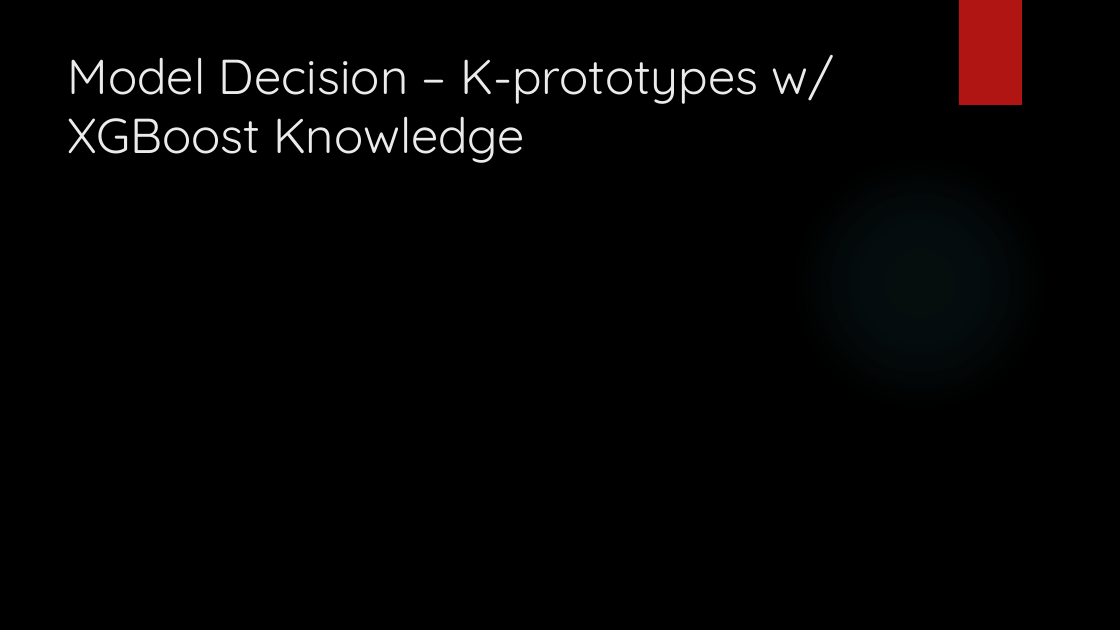
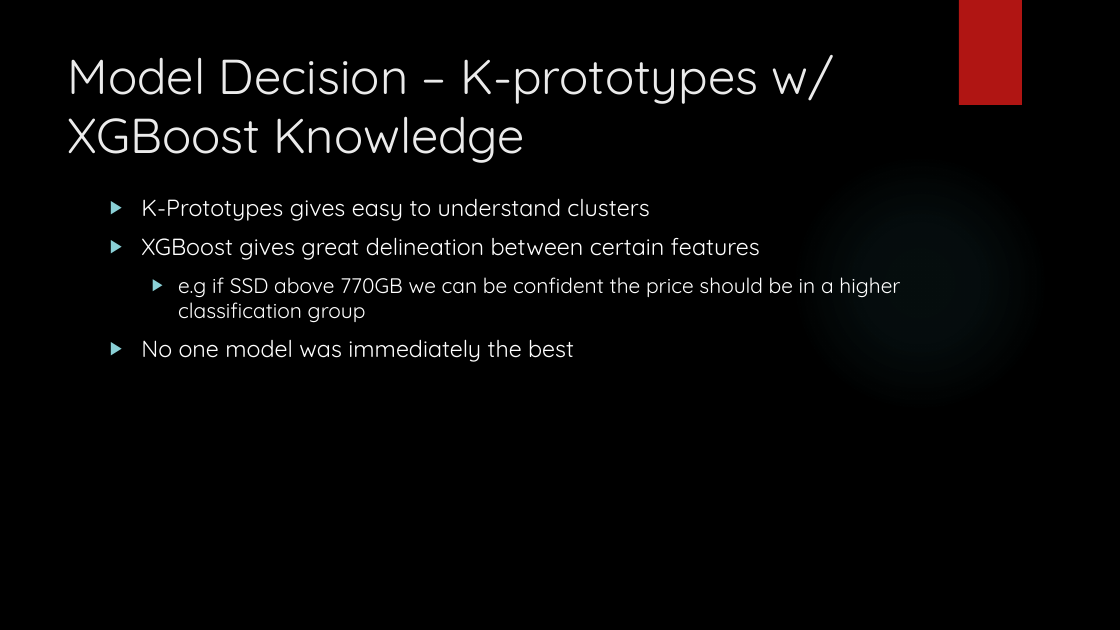
Before and after one commit to lutimoth/LaptopPriceModeling, a slide deck: slide 12 of reports and metrics/Laptop_Capstone_Presentation.pptx (slide 10 before the commit). Drawn at 1120x630 pixels with LibreOffice and Linux fonts; fonts in the diff are those of the drawing; background and template pictures are left out. Boxes give left, top, right and bottom in pixels: in the first picture for what was removed or moved away, otherwise in the second. Text is boxed around its words. In the diff, an @@ line names an element or a change of style, - is before the commit and + after.

Commit message:
Updating for final submission
Created graph image for XGBoost tree, finished final powerpoint, created some other images, updated the Laptop Pricing Model notebook for more detail and cluster understanding

```diff
--- a/reports and metrics/Laptop_Capstone_Presentation.pptx
+++ b/reports and metrics/Laptop_Capstone_Presentation.pptx
@@ text added at (141, 198, 900, 362), 20 pt, text #FFFFFF @@
+▶ K-Prototypes gives easy to understand clusters
+▶ XGBoost gives great delineation between certain features
+  ▶ e.g if SSD above 770GB we can be confident the price should be in a higher classification group
+▶ No one model was immediately the best
```
Also in this commit, not shown: 7 other slides changed, 8 slides added, 6 slides removed, 5 other files.
